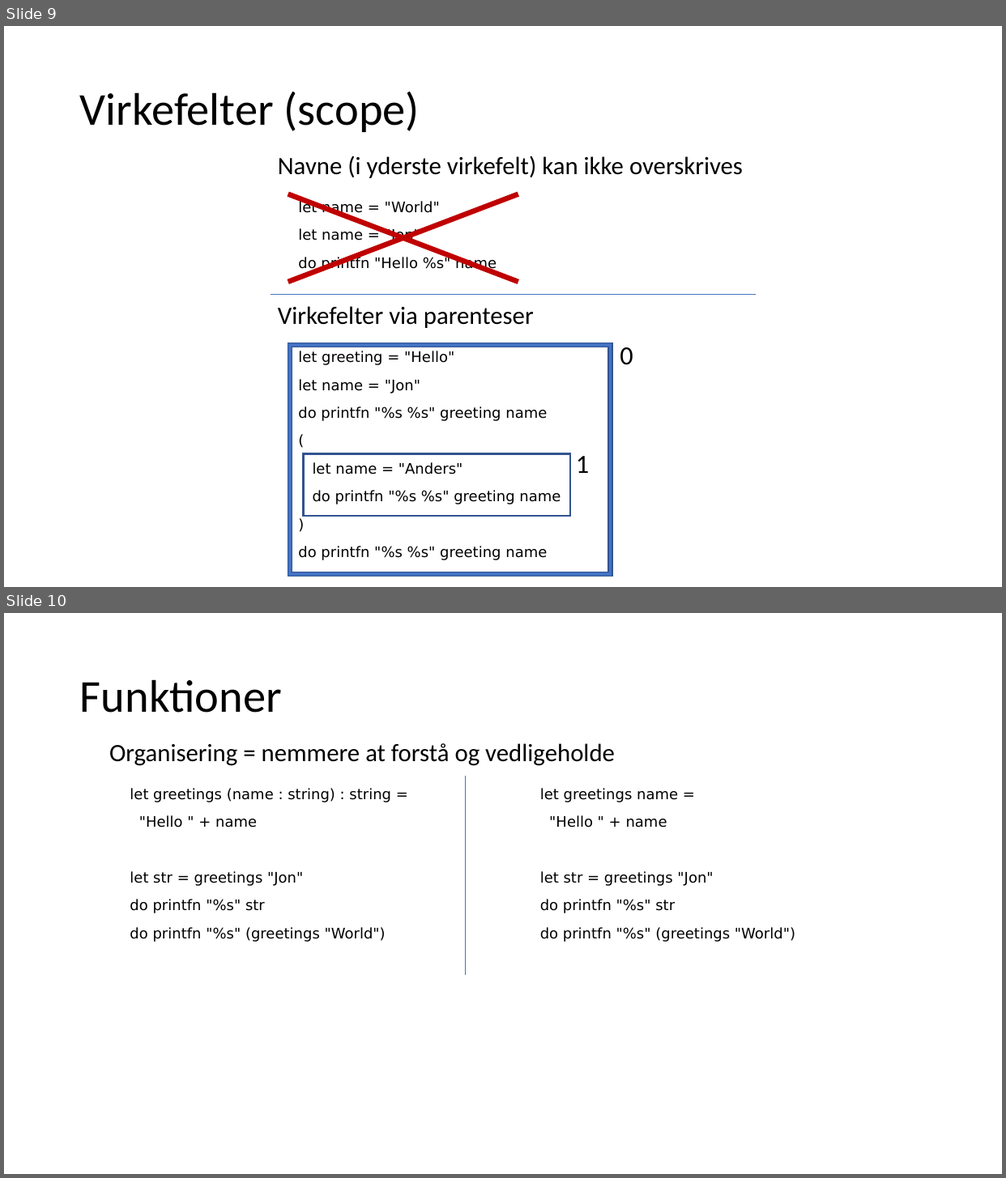
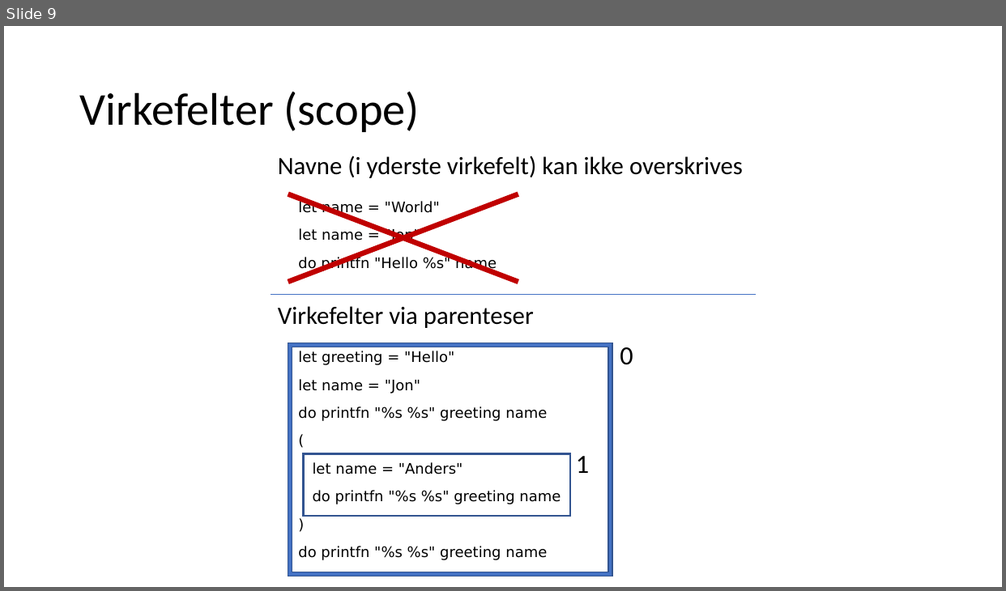
Before and after one commit to fisterloegsovs/pop22, a slide deck: lectures/3.1PrecedenceNKeywords/lecture.pptx. Shown one above the other, each under a label of ours: slides 9 and 10 before the commit, slide 9 after it. The pictures are 1006x1178 and 1006x591 pixels, drawn with LibreOffice and Linux fonts; fonts in the diff are those of the drawing. Boxes give left, top, right and bottom in pixels: in the first picture for what was removed or moved away, otherwise in the second. Text is boxed around its words. In the diff, an @@ line names an element or a change of style, - is before the commit and + after.

```diff
--- a/lectures/3.1PrecedenceNKeywords/lecture.pptx
+++ b/lectures/3.1PrecedenceNKeywords/lecture.pptx
@@ slide 10 removed at bbox=[4, 613, 1002, 1174], background #FFFFFF @@
@@ title removed at bbox=[80, 679, 282, 713] @@
-Funktioner
@@ text removed at bbox=[109, 743, 615, 766] @@
-Organisering = nemmere at forstå og vedligeholde
@@ line removed from (465, 776) to (465, 975) @@
@@ text removed at bbox=[130, 788, 391, 942] @@
-let greetings (name : string) : string =
-"Hello " + name
-let str = greetings "Jon"
-do printfn "%s" str
-do printfn "%s" (greetings "World")
@@ text removed at bbox=[540, 788, 795, 942] @@
-let greetings name =
-"Hello " + name
-let str = greetings "Jon"
-do printfn "%s" str
-do printfn "%s" (greetings "World")
```
Also in this commit, not shown: 2 slides changed, 3 other files.
